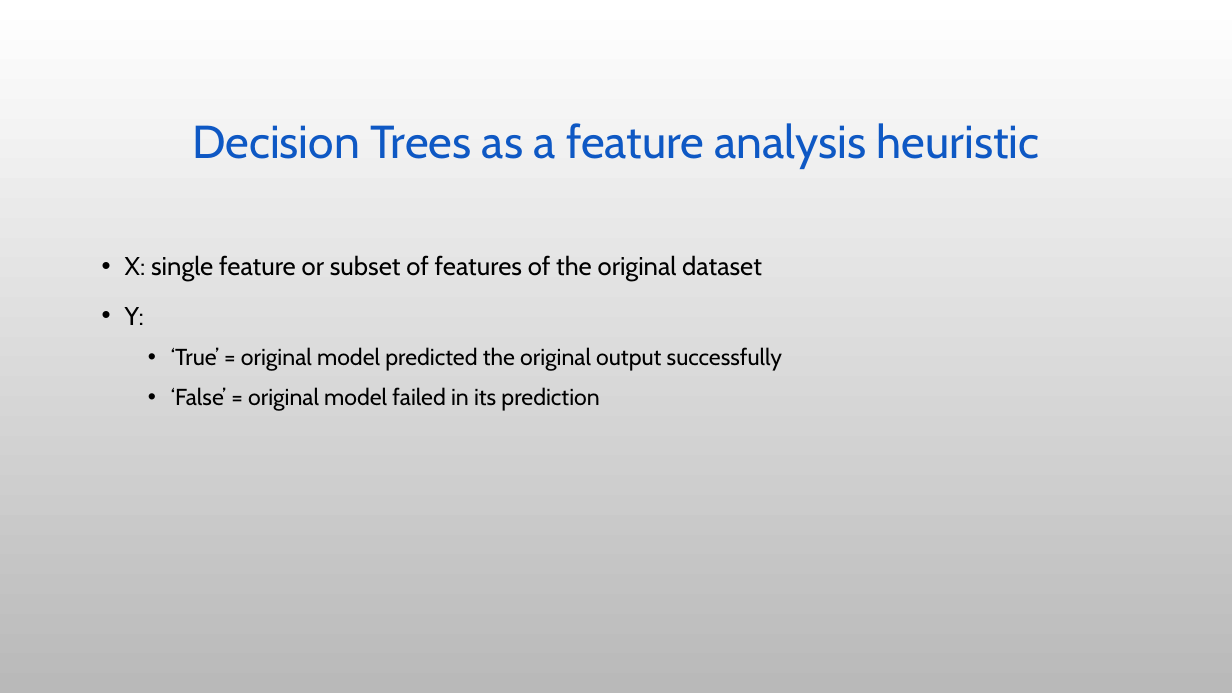
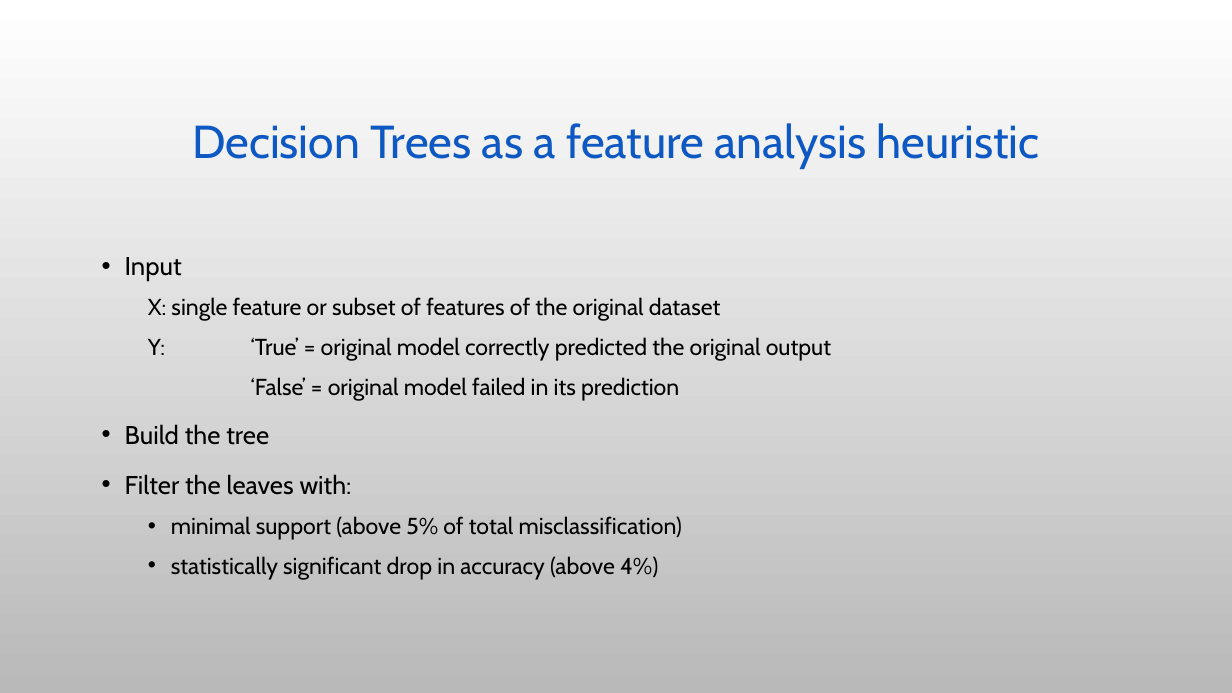
Before and after one commit to stavco9/mlops-final-project, a slide deck: slide 11 of docs/MLOps Final Project.pptx. Drawn at 1232x693 pixels with LibreOffice and Linux fonts; fonts in the diff are those of the drawing; background and template pictures are left out. Boxes give left, top, right and bottom in pixels: in the first picture for what was removed or moved away, otherwise in the second. Text is boxed around its words. In the diff, an @@ line names an element or a change of style, - is before the commit and + after.

Commit message:
For Nitay's final updates of the text and review.

```diff
--- a/docs/MLOps Final Project.pptx
+++ b/docs/MLOps Final Project.pptx
@@ text at (125,257,182,281): paragraph added @@
+• Input
@@ text at (148,297,721,401): size 20 to 18 pt in "X: single feature or subset of features ..."; bullet • to none; list level 1 to 2 in "X: single feature or subset ..." @@
@@ text at (148,337,831,361): text changed @@
-• Y:
-  • ‘True’ = original model predicted the original output successfully
+  Y: ‘True’ = original model correctly predicted the original output
@@ text at (125,424,682,580): paragraphs added @@
+• Build the tree
+• Filter the leaves with:
+  • minimal support (above 5% of total misclassification)
+  • statistically significant drop in accuracy (above 4%)
```
Also in this commit, not shown: 5 other slides changed, 5 slides added, 2 slides removed.
